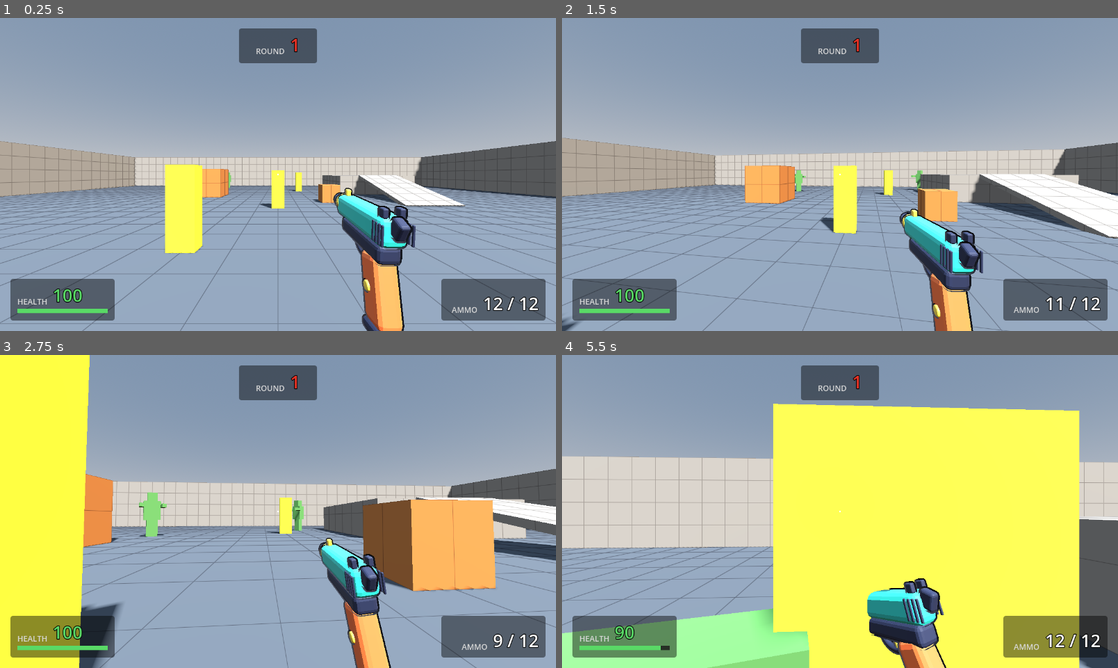
Above: before the commit, frames 1-4 (two rows, left to right).
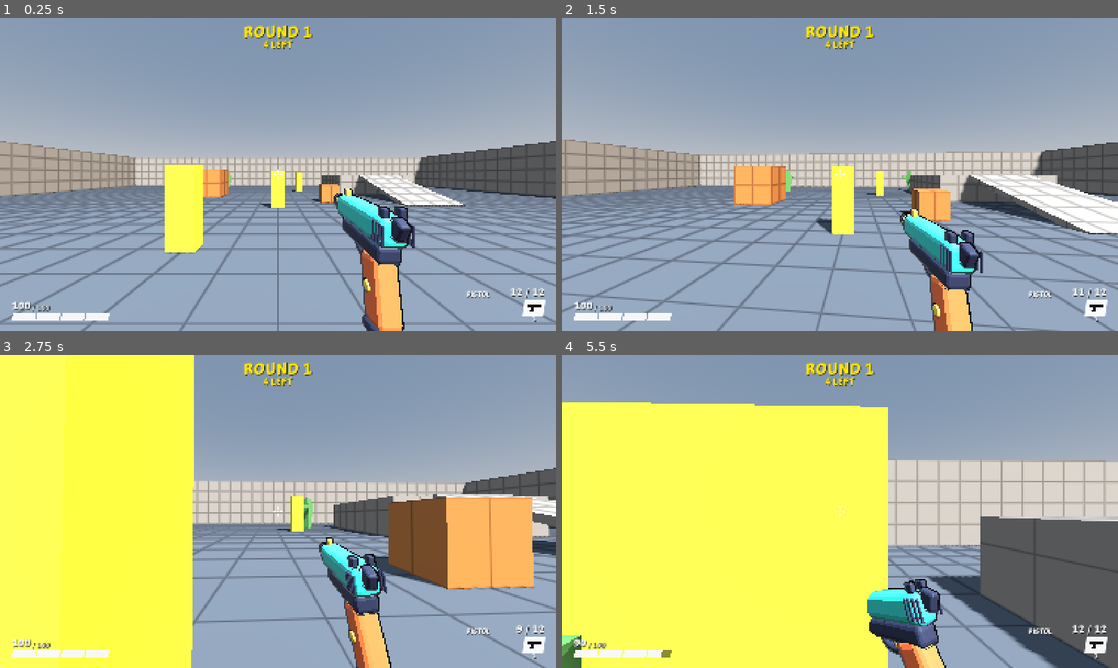
Above: after the commit, the same moments.

Repository: juanakajuan/zombie-survival-fps
Game: Godot game, scene res://levels/test_range.tscn
Two runs of this game, one before a commit and one after it. Both use one fixed random seed, a clock stepped at 60 frames per second and the inputs below.
Inputs (mouse positions are in pixels of both pictures, inside the frame that each line leads up to):
- Up to frame 1 (0.25 s): no input
- Up to frame 2 (1.5 s): tap Enter (restart) at 0.5 s; move the mouse to (867, 174) at 0.52 s; press the mouse at (867, 174) at 0.53 s; hold W (move_forward) from 0.53 s (still down); tap Space (jump) at 0.77, 1.07 s; tap Shift (sprint) at 0.8, 1.35 s; move the mouse to (812, 174) at 1.27 s; release the mouse at (812, 174) at 1.28 s
- Up to frame 3 (2.75 s): keep holding W (move_forward); tap Space (jump) at 1.52, 1.82 s; click (250, 511) at 1.55 s; move the mouse to (289, 505) at 2.02 s; hold Ctrl (crouch) from 2.03 s (still down); click (289, 505) at 2.17 s; tap Shift (sprint) at 2.3 s
- Up to frame 4 (5.5 s): keep holding W (move_forward); move the mouse to (834, 517) at 2.77 s; release Ctrl (crouch) at 2.78 s; click (834, 517) at 2.85 s; tap Space (jump) at 3.02, 3.32, 3.77, 4.07, 4.52, 4.82 s; move the mouse to (878, 514) at 3.52 s; hold Shift (sprint) 3.53-4.28 s; click (878, 514) at 3.67 s; tap R (reload) at 4.15 s; move the mouse to (795, 508) at 4.27 s; click (795, 508) at 4.35 s; move the mouse to (845, 511) at 5.02 s; hold Shift (sprint) from 5.03 s (still down); click (845, 511) at 5.17 s

The runs differ from the first frame. In frame 1, 16% of the frame differs, in the area x 0-100%, y 2-100%; in frame 2, 21%; in frame 3, 37%; in frame 4, 62%.

Commit message:
feat: add a HUD in the style of The Finals and scale the UI with the window

Diff:
--- a/game_over/game_over.tscn
+++ b/game_over/game_over.tscn
@@ -1,6 +1,7 @@
 [gd_scene format=3]
 
 [ext_resource type="Script" path="res://game_over/game_over.gd" id="1_game_over"]
+[ext_resource type="Theme" path="res://hud/hud_theme.tres" id="2_theme"]
 
 [node name="GameOver" type="CanvasLayer"]
 layer = 10
@@ -13,10 +14,11 @@
 grow_horizontal = 2
 grow_vertical = 2
 mouse_filter = 2
-color = Color(0.05, 0, 0, 0.7)
+color = Color(0.03, 0.03, 0.03, 0.75)
 
 [node name="Center" type="CenterContainer" parent="."]
 anchors_preset = 15
+theme = ExtResource("2_theme")
 anchor_right = 1.0
 anchor_bottom = 1.0
 grow_horizontal = 2
@@ -30,18 +32,14 @@
 
 [node name="Title" type="Label" parent="Center/VBox"]
 layout_mode = 2
-theme_override_colors/font_color = Color(0.9, 0.15, 0.1, 1)
-theme_override_colors/font_outline_color = Color(0, 0, 0, 1)
-theme_override_constants/outline_size = 10
-theme_override_font_sizes/font_size = 72
+theme_override_colors/font_color = Color(1, 0.9, 0, 1)
+theme_override_font_sizes/font_size = 96
 text = "GAME OVER"
 horizontal_alignment = 1
 
 [node name="RoundLabel" type="Label" parent="Center/VBox"]
 unique_name_in_owner = true
 layout_mode = 2
-theme_override_colors/font_outline_color = Color(0, 0, 0, 1)
-theme_override_constants/outline_size = 6
 theme_override_font_sizes/font_size = 36
 text = "You reached round 1"
 horizontal_alignment = 1
--- /dev/null
+++ b/hud/crosshair.gd
@@ -0,0 +1,53 @@
+@tool
+class_name Crosshair
+extends Control
+## A center dot and four ticks. The ticks open on each shot and close again. A hit shows an X marker.
+
+@export var color: Color = Color(1, 1, 1, 0.9)
+@export var hit_color: Color = Color(1, 0.9, 0.0, 1)
+@export_range(0.0, 40.0, 0.5, "suffix:px") var gap: float = 8.0
+@export_range(0.0, 40.0, 0.5, "suffix:px") var tick_length: float = 7.0
+@export_range(0.5, 6.0, 0.5, "suffix:px") var thickness: float = 2.0
+@export_range(0.0, 40.0, 0.5, "suffix:px") var kick: float = 7.0
+## Each second, the ticks close this many times the kick.
+@export_range(0.1, 40.0, 0.1) var recover_speed: float = 10.0
+@export_range(0.05, 2.0, 0.05, "suffix:s") var hit_marker_time: float = 0.2
+
+var _spread: float = 0.0
+var _hit_left: float = 0.0
+
+
+func shot() -> void:
+	_spread = kick
+	queue_redraw()
+
+
+func hit() -> void:
+	_hit_left = hit_marker_time
+	queue_redraw()
+
+
+func hit_marker_visible() -> bool:
+	return _hit_left > 0.0
+
+
+func _process(delta: float) -> void:
+	if _spread <= 0.0 and _hit_left <= 0.0:
+		return
+	_spread = maxf(_spread - kick * recover_speed * delta, 0.0)
+	_hit_left = maxf(_hit_left - delta, 0.0)
+	queue_redraw()
+
+
+func _draw() -> void:
+	var c := size / 2.0
+	var g := gap + _spread
+	draw_rect(Rect2(c - Vector2(thickness, thickness) / 2.0, Vector2(thickness, thickness)), color)
+	for dir: Vector2 in [Vector2.LEFT, Vector2.RIGHT, Vector2.UP, Vector2.DOWN]:
+		draw_line(c + dir * g, c + dir * (g + tick_length), color, thickness)
+	if _hit_left > 0.0:
+		var marker := hit_color
+		marker.a *= _hit_left / hit_marker_time
+		for dir: Vector2 in [Vector2(1, 1), Vector2(-1, 1), Vector2(1, -1), Vector2(-1, -1)]:
+			var n := dir.normalized()
+			draw_line(c + n * gap, c + n * (gap + tick_length), marker, thickness)
--- a/hud/hud.gd
+++ b/hud/hud.gd
@@ -1,41 +1,53 @@
 class_name Hud
 extends CanvasLayer
-## Shows the player's health, the rounds in the magazine, when the weapon reloads, the round, and the break between rounds.
+## Shows the player's health, the weapon and the rounds in its magazine, when the weapon reloads, the round, the
+## zombies left, and the break between rounds.
 
 @export var health: Health
 @export var weapon: Weapon
 ## If it is empty, the HUD uses the first RoundManager in the tree. Without one, the round panel stays hidden.
 @export var round_manager: RoundManager
-@export var health_color: Color = Color(0.35, 0.85, 0.4)
-@export var low_health_color: Color = Color(0.95, 0.25, 0.2)
+@export var health_color: Color = Color(1, 1, 1, 0.95)
+@export var low_health_color: Color = Color(0.95, 0.2, 0.2)
 @export_range(0.0, 1.0, 0.05) var low_health_fraction: float = 0.3
 
 ## What the HUD shows, as a player sees it. Tests and the verify driver read it.
 class Readout extends RefCounted:
 	var health_text: String
 	var ammo_text: String
+	var weapon_name: String
 	var reloading: bool
 	var round_visible: bool
 	var round_text: String
+	var objective_text: String
 	var in_break: bool
+	var hit_marker: bool
 
 
+@onready var _crosshair: Crosshair = %Crosshair
 @onready var _health_value: Label = %HealthValue
-@onready var _health_bar: ProgressBar = %HealthBar
+@onready var _health_max: Label = %HealthMax
+@onready var _health_bar: SegmentBar = %HealthBar
+@onready var _weapon_name: Label = %WeaponName
 @onready var _ammo_value: Label = %AmmoValue
 @onready var _reload_label: Label = %ReloadLabel
 @onready var _round_panel: Control = %RoundPanel
 @onready var _round_value: Label = %RoundValue
+@onready var _objective: Label = %Objective
 @onready var _break_label: Label = %BreakLabel
 
 
 func _ready() -> void:
 	health.changed.connect(_on_health_changed)
+	weapon.fired.connect(_crosshair.shot)
 	weapon.fired.connect(_update_ammo)
+	weapon.hit.connect(_on_weapon_hit)
 	weapon.reload_started.connect(_update_ammo)
 	weapon.reload_finished.connect(_update_ammo)
 	_health_bar.max_value = health.max_health
+	_health_max.text = "/ %d" % ceili(health.max_health)
 	_on_health_changed(health.current)
+	_weapon_name.text = weapon.data.display_name
 	_update_ammo()
 	if round_manager == null:
 		round_manager = get_tree().get_first_node_in_group(RoundManager.GROUP) as RoundManager
@@ -45,14 +57,22 @@
 	_update_round()
 
 
+func _process(_delta: float) -> void:
+	_update_objective()
+
+
 func readout() -> Readout:
 	var r := Readout.new()
 	r.health_text = _health_value.text
 	r.ammo_text = _ammo_value.text
+	r.weapon_name = _weapon_name.text
 	r.reloading = _reload_label.is_visible_in_tree()
 	r.round_visible = _round_panel.is_visible_in_tree()
 	r.round_text = _round_value.text
+	_update_objective()
+	r.objective_text = _objective.text
 	r.in_break = _break_label.is_visible_in_tree()
+	r.hit_marker = _crosshair.hit_marker_visible()
 	return r
 
 
@@ -61,8 +81,13 @@
 	_health_bar.value = current
 	var color := low_health_color if current <= health.max_health * low_health_fraction else health_color
 	_health_value.add_theme_color_override("font_color", color)
-	var fill := _health_bar.get_theme_stylebox("fill") as StyleBoxFlat
-	fill.bg_color = color
+	_health_bar.fill_color = color
+
+
+func _on_weapon_hit(collider: Object, _position: Vector3) -> void:
+	var node := collider as Node
+	if node != null and Health.find_on(node) != null:
+		_crosshair.hit()
 
 
 func _update_ammo() -> void:
@@ -76,3 +101,13 @@
 		return
 	_round_value.text = str(round_manager.round_number)
 	_break_label.visible = round_manager.state == RoundManager.State.BREAK
+	_update_objective()
+
+
+func _update_objective() -> void:
+	if round_manager == null or not _round_panel.visible:
+		return
+	if round_manager.state == RoundManager.State.BREAK:
+		_objective.text = "NEXT ROUND IN %d" % ceili(round_manager.break_time_left())
+	else:
+		_objective.text = "%d LEFT" % round_manager.zombies_left()
--- a/hud/hud.tscn
+++ b/hud/hud.tscn
@@ -1,187 +1,203 @@
 [gd_scene format=3]
 
 [ext_resource type="Script" path="res://hud/hud.gd" id="1_hud"]
-
-[sub_resource type="StyleBoxFlat" id="panel"]
-bg_color = Color(0, 0, 0, 0.45)
-corner_radius_top_left = 6
-corner_radius_top_right = 6
-corner_radius_bottom_right = 6
-corner_radius_bottom_left = 6
-content_margin_left = 16.0
-content_margin_top = 10.0
-content_margin_right = 16.0
-content_margin_bottom = 12.0
-
-[sub_resource type="StyleBoxFlat" id="bar_background"]
-bg_color = Color(0.1, 0.1, 0.1, 0.8)
-
-[sub_resource type="StyleBoxFlat" id="bar_fill"]
-resource_local_to_scene = true
-bg_color = Color(0.35, 0.85, 0.4, 1)
+[ext_resource type="Theme" path="res://hud/hud_theme.tres" id="2_theme"]
+[ext_resource type="Script" path="res://hud/crosshair.gd" id="3_crosshair"]
+[ext_resource type="Script" path="res://hud/segment_bar.gd" id="5_segment_bar"]
+
+[sub_resource type="StyleBoxFlat" id="slot_selected"]
+bg_color = Color(1, 1, 1, 0.95)
+skew = Vector2(0.15, 0)
 
 [node name="Hud" type="CanvasLayer"]
 script = ExtResource("1_hud")
 
-[node name="Crosshair" type="ColorRect" parent="."]
+[node name="Root" type="Control" parent="."]
+layout_mode = 3
+anchors_preset = 15
+anchor_right = 1.0
+anchor_bottom = 1.0
+grow_horizontal = 2
+grow_vertical = 2
+mouse_filter = 2
+theme = ExtResource("2_theme")
+
+[node name="Crosshair" type="Control" parent="Root"]
+unique_name_in_owner = true
+layout_mode = 1
 anchors_preset = 8
 anchor_left = 0.5
 anchor_top = 0.5
 anchor_right = 0.5
 anchor_bottom = 0.5
-offset_left = -2.0
-offset_top = -2.0
-offset_right = 2.0
-offset_bottom = 2.0
+offset_left = -40.0
+offset_top = -40.0
+offset_right = 40.0
+offset_bottom = 40.0
 grow_horizontal = 2
 grow_vertical = 2
 mouse_filter = 2
-
-[node name="HealthPanel" type="PanelContainer" parent="."]
+script = ExtResource("3_crosshair")
+
+[node name="RoundPanel" type="VBoxContainer" parent="Root"]
+unique_name_in_owner = true
+visible = false
+layout_mode = 1
+anchors_preset = 5
+anchor_left = 0.5
+anchor_right = 0.5
+offset_left = -200.0
+offset_top = 20.0
+offset_right = 200.0
+offset_bottom = 140.0
+grow_horizontal = 2
+mouse_filter = 2
+theme_override_constants/separation = -6
+
+[node name="RoundRow" type="HBoxContainer" parent="Root/RoundPanel"]
+layout_mode = 2
+mouse_filter = 2
+theme_override_constants/separation = 12
+alignment = 1
+
+[node name="Caption" type="Label" parent="Root/RoundPanel/RoundRow"]
+layout_mode = 2
+theme_override_colors/font_color = Color(1, 0.9, 0, 1)
+theme_override_font_sizes/font_size = 46
+text = "ROUND"
+
+[node name="RoundValue" type="Label" parent="Root/RoundPanel/RoundRow"]
+unique_name_in_owner = true
+layout_mode = 2
+theme_override_colors/font_color = Color(1, 0.9, 0, 1)
+theme_override_font_sizes/font_size = 46
+text = "1"
+
+[node name="BreakLabel" type="Label" parent="Root/RoundPanel"]
+unique_name_in_owner = true
+visible = false
+layout_mode = 2
+theme_override_colors/font_color = Color(1, 0.9, 0, 1)
+theme_override_font_sizes/font_size = 46
+text = "BREAK"
+horizontal_alignment = 1
+
+[node name="Objective" type="Label" parent="Root/RoundPanel"]
+unique_name_in_owner = true
+layout_mode = 2
+theme_override_colors/font_color = Color(1, 0.9, 0, 1)
+theme_override_font_sizes/font_size = 26
+text = "0 LEFT"
+horizontal_alignment = 1
+
+[node name="HealthPanel" type="VBoxContainer" parent="Root"]
+layout_mode = 1
 anchors_preset = 2
 anchor_top = 1.0
 anchor_bottom = 1.0
-offset_left = 24.0
-offset_top = -120.0
-offset_right = 264.0
-offset_bottom = -24.0
+offset_left = 36.0
+offset_top = -96.0
+offset_right = 336.0
+offset_bottom = -32.0
 grow_vertical = 0
 mouse_filter = 2
-theme_override_styles/panel = SubResource("panel")
-
-[node name="VBox" type="VBoxContainer" parent="HealthPanel"]
-layout_mode = 2
-mouse_filter = 2
-
-[node name="Row" type="HBoxContainer" parent="HealthPanel/VBox"]
-layout_mode = 2
-mouse_filter = 2
-theme_override_constants/separation = 12
-
-[node name="Caption" type="Label" parent="HealthPanel/VBox/Row"]
+theme_override_constants/separation = 2
+alignment = 2
+
+[node name="Row" type="HBoxContainer" parent="Root/HealthPanel"]
+layout_mode = 2
+mouse_filter = 2
+theme_override_constants/separation = 6
+
+[node name="HealthValue" type="Label" parent="Root/HealthPanel/Row"]
+unique_name_in_owner = true
+layout_mode = 2
+theme_override_font_sizes/font_size = 30
+text = "100"
+
+[node name="HealthMax" type="Label" parent="Root/HealthPanel/Row"]
+unique_name_in_owner = true
 layout_mode = 2
 size_flags_vertical = 8
-theme_override_colors/font_color = Color(0.85, 0.85, 0.85, 1)
-theme_override_font_sizes/font_size = 18
-text = "HEALTH"
-
-[node name="HealthValue" type="Label" parent="HealthPanel/VBox/Row"]
-unique_name_in_owner = true
-layout_mode = 2
-theme_override_colors/font_outline_color = Color(0, 0, 0, 1)
-theme_override_constants/outline_size = 6
-theme_override_font_sizes/font_size = 40
-text = "100"
-
-[node name="HealthBar" type="ProgressBar" parent="HealthPanel/VBox"]
-unique_name_in_owner = true
-custom_minimum_size = Vector2(0, 10)
-layout_mode = 2
-mouse_filter = 2
-theme_override_styles/background = SubResource("bar_background")
-theme_override_styles/fill = SubResource("bar_fill")
-value = 100.0
-show_percentage = false
-
-[node name="AmmoPanel" type="PanelContainer" parent="."]
+theme_override_colors/font_color = Color(1, 1, 1, 0.6)
+theme_override_font_sizes/font_size = 20
+text = "/ 100"
+
+[node name="HealthBar" type="Control" parent="Root/HealthPanel"]
+unique_name_in_owner = true
+custom_minimum_size = Vector2(0, 22)
+layout_mode = 2
+mouse_filter = 2
+script = ExtResource("5_segment_bar")
+
+[node name="WeaponPanel" type="VBoxContainer" parent="Root"]
+layout_mode = 1
 anchors_preset = 3
 anchor_left = 1.0
 anchor_top = 1.0
 anchor_right = 1.0
 anchor_bottom = 1.0
-offset_left = -264.0
-offset_top = -120.0
-offset_right = -24.0
+offset_left = -276.0
+offset_top = -170.0
+offset_right = -36.0
 offset_bottom = -24.0
 grow_horizontal = 0
 grow_vertical = 0
 mouse_filter = 2
-theme_override_styles/panel = SubResource("panel")
-
-[node name="VBox" type="VBoxContainer" parent="AmmoPanel"]
-layout_mode = 2
-mouse_filter = 2
+theme_override_constants/separation = 2
 alignment = 2
 
-[node name="ReloadLabel" type="Label" parent="AmmoPanel/VBox"]
+[node name="ReloadLabel" type="Label" parent="Root/WeaponPanel"]
 unique_name_in_owner = true
 visible = false
 layout_mode = 2
-theme_override_colors/font_color = Color(1, 0.8, 0.2, 1)
-theme_override_colors/font_outline_color = Color(0, 0, 0, 1)
-theme_override_constants/outline_size = 6
+theme_override_colors/font_color = Color(1, 0.9, 0, 1)
 theme_override_font_sizes/font_size = 22
 text = "RELOADING"
 horizontal_alignment = 2
 
-[node name="Row" type="HBoxContainer" parent="AmmoPanel/VBox"]
+[node name="Row" type="HBoxContainer" parent="Root/WeaponPanel"]
+layout_mode = 2
+mouse_filter = 2
+
+[node name="WeaponName" type="Label" parent="Root/WeaponPanel/Row"]
+unique_name_in_owner = true
+layout_mode = 2
+size_flags_horizontal = 3
+size_flags_vertical = 8
+theme_override_font_sizes/font_size = 20
+text = "PISTOL"
+
+[node name="AmmoValue" type="Label" parent="Root/WeaponPanel/Row"]
+unique_name_in_owner = true
+layout_mode = 2
+theme_override_font_sizes/font_size = 30
+text = "12 / 12"
+horizontal_alignment = 2
+
+[node name="Slots" type="HBoxContainer" parent="Root/WeaponPanel"]
 layout_mode = 2
 mouse_filter = 2
 alignment = 2
-theme_override_constants/separation = 12
-
-[node name="Caption" type="Label" parent="AmmoPanel/VBox/Row"]
-layout_mode = 2
-size_flags_vertical = 8
-theme_override_colors/font_color = Color(0.85, 0.85, 0.85, 1)
+
+[node name="Slot" type="VBoxContainer" parent="Root/WeaponPanel/Slots"]
+layout_mode = 2
+mouse_filter = 2
+theme_override_constants/separation = 0
+
+[node name="Box" type="Panel" parent="Root/WeaponPanel/Slots/Slot"]
+custom_minimum_size = Vector2(64, 50)
+layout_mode = 2
+mouse_filter = 2
+theme_override_styles/panel = SubResource("slot_selected")
+
+[node name="Icon" type="Polygon2D" parent="Root/WeaponPanel/Slots/Slot/Box"]
+position = Vector2(8, 7)
+color = Color(0.08, 0.08, 0.08, 1)
+polygon = PackedVector2Array(6, 6, 46, 6, 46, 15, 26, 15, 22, 32, 11, 32, 14, 15, 6, 15)
+
+[node name="Key" type="Label" parent="Root/WeaponPanel/Slots/Slot"]
+layout_mode = 2
 theme_override_font_sizes/font_size = 18
-text = "AMMO"
-
-[node name="AmmoValue" type="Label" parent="AmmoPanel/VBox/Row"]
-unique_name_in_owner = true
-layout_mode = 2
-theme_override_colors/font_outline_color = Color(0, 0, 0, 1)
-theme_override_constants/outline_size = 6
-theme_override_font_sizes/font_size = 40
-text = "12 / 12"
-
-[node name="RoundPanel" type="PanelContainer" parent="."]
-unique_name_in_owner = true
-visible = false
-anchors_preset = 5
-anchor_left = 0.5
-anchor_right = 0.5
-offset_left = -90.0
-offset_top = 24.0
-offset_right = 90.0
-offset_bottom = 104.0
-grow_horizontal = 2
-mouse_filter = 2
-theme_override_styles/panel = SubResource("panel")
-
-[node name="VBox" type="VBoxContainer" parent="RoundPanel"]
-layout_mode = 2
-mouse_filter = 2
-
-[node name="Row" type="HBoxContainer" parent="RoundPanel/VBox"]
-layout_mode = 2
-mouse_filter = 2
-alignment = 1
-theme_override_constants/separation = 12
-
-[node name="Caption" type="Label" parent="RoundPanel/VBox/Row"]
-layout_mode = 2
-size_flags_vertical = 8
-theme_override_colors/font_color = Color(0.85, 0.85, 0.85, 1)
-theme_override_font_sizes/font_size = 18
-text = "ROUND"
-
-[node name="RoundValue" type="Label" parent="RoundPanel/VBox/Row"]
-unique_name_in_owner = true
-layout_mode = 2
-theme_override_colors/font_color = Color(0.9, 0.2, 0.15, 1)
-theme_override_colors/font_outline_color = Color(0, 0, 0, 1)
-theme_override_constants/outline_size = 6
-theme_override_font_sizes/font_size = 40
 text = "1"
-
-[node name="BreakLabel" type="Label" parent="RoundPanel/VBox"]
-unique_name_in_owner = true
-visible = false
-layout_mode = 2
-theme_override_colors/font_color = Color(0.45, 0.8, 1, 1)
-theme_override_colors/font_outline_color = Color(0, 0, 0, 1)
-theme_override_constants/outline_size = 6
-theme_override_font_sizes/font_size = 22
-text = "BREAK"
 horizontal_alignment = 1
--- /dev/null
+++ b/hud/hud_theme.tres
@@ -0,0 +1,19 @@
+[gd_resource type="Theme" format=3]
+
+[sub_resource type="SystemFont" id="system_font"]
+font_names = PackedStringArray("Barlow Condensed", "Oswald", "Roboto Condensed", "Fira Sans Condensed", "Open Sans Condensed", "Arial Narrow", "sans-serif")
+font_weight = 800
+font_stretch = 75
+
+[sub_resource type="FontVariation" id="slanted"]
+base_font = SubResource("system_font")
+variation_embolden = 0.4
+variation_transform = Transform2D(1, 0, 0.22, 1, 0, 0)
+
+[resource]
+default_font = SubResource("slanted")
+default_font_size = 20
+Label/colors/font_color = Color(1, 1, 1, 1)
+Label/colors/font_shadow_color = Color(0, 0, 0, 0.55)
+Label/constants/shadow_offset_x = 2
+Label/constants/shadow_offset_y = 2
--- /dev/null
+++ b/hud/segment_bar.gd
@@ -0,0 +1,55 @@
+@tool
+class_name SegmentBar
+extends Control
+## A bar cut into slanted segments. Each segment holds segment_value. The last segment fills in part.
+
+@export var max_value: float = 100.0:
+	set(v):
+		max_value = v
+		queue_redraw()
+@export var value: float = 100.0:
+	set(v):
+		value = v
+		queue_redraw()
+@export_range(1.0, 1000.0, 1.0) var segment_value: float = 25.0:
+	set(v):
+		segment_value = v
+		queue_redraw()
+@export_range(0.0, 20.0, 0.5, "suffix:px") var gap: float = 4.0:
+	set(v):
+		gap = v
+		queue_redraw()
+## How far the top edge of each segment moves right of the bottom edge.
+@export_range(0.0, 20.0, 0.5, "suffix:px") var slant: float = 5.0:
+	set(v):
+		slant = v
+		queue_redraw()
+@export var fill_color: Color = Color(1, 1, 1, 0.95):
+	set(v):
+		fill_color = v
+		queue_redraw()
+@export var empty_color: Color = Color(0, 0, 0, 0.45):
+	set(v):
+		empty_color = v
+		queue_redraw()
+
+
+func _draw() -> void:
+	var count := maxi(ceili(max_value / segment_value), 1)
+	var width := (size.x - slant - gap * (count - 1)) / count
+	for i in count:
+		var x := i * (width + gap)
+		var fraction := clampf((value - i * segment_value) / segment_value, 0.0, 1.0)
+		_draw_segment(x, width, empty_color)
+		if fraction > 0.0:
+			_draw_segment(x, width * fraction, fill_color)
+
+
+func _draw_segment(x: float, width: float, color: Color) -> void:
+	var points := PackedVector2Array([
+		Vector2(x + slant, 0.0),
+		Vector2(x + width + slant, 0.0),
+		Vector2(x + width, size.y),
+		Vector2(x, size.y),
+	])
+	draw_colored_polygon(points, color)
--- a/project.godot
+++ b/project.godot
@@ -33,6 +33,9 @@
 
 window/size/viewport_width=1280
 window/size/viewport_height=720
+window/stretch/mode="canvas_items"
+window/stretch/aspect="expand"
+window/stretch/scale=0.75
 
 [editor_plugins]
 
--- a/rounds/round_manager.gd
+++ b/rounds/round_manager.gd
@@ -39,6 +39,16 @@
 		return
 	# Deferred so that the player is in its group before the first zombie looks for it.
 	_start_round.call_deferred(1)
+
+
+## The zombies of the current round that are alive or not spawned yet.
+func zombies_left() -> int:
+	return _zombies_alive + _zombies_to_spawn
+
+
+## The seconds until the next round starts. It is 0 during a round.
+func break_time_left() -> float:
+	return maxf(_break_left, 0.0) if state == State.BREAK else 0.0
 
 
 func _physics_process(delta: float) -> void:
--- a/tests/hud/test_hud.gd
+++ b/tests/hud/test_hud.gd
@@ -87,3 +87,25 @@
 	for child: Node in manager.get_children():
 		if child is Zombie:
 			Health.find_on(child).damage(1.0e6)
+
+
+func test_shows_the_weapon_name() -> void:
+	var player := await spawn_player()
+	assert_eq(player.hud.readout().weapon_name, player.weapon.data.display_name, "weapon name")
+
+
+func test_objective_counts_zombies_left_and_the_break() -> void:
+	var manager := _spawn_round_manager()
+	var player := await spawn_player()
+	assert_eq(player.hud.readout().objective_text, "1 LEFT", "zombies left in round 1")
+	_kill_zombies(manager)
+	await physics_frames(2)
+	assert_eq(player.hud.readout().objective_text, "NEXT ROUND IN 1", "break countdown")
+
+
+func test_hit_marker_shows_when_a_shot_hits_a_target() -> void:
+	var player := await spawn_player()
+	await spawn_dummy(Vector3(0.0, 0.0, -4.0))
+	assert_true(not player.hud.readout().hit_marker, "no hit marker before the shot")
+	assert_true(player.weapon.try_fire(), "shot fires")
+	assert_true(player.hud.readout().hit_marker, "hit marker after a hit")
--- a/weapons/pistol.tres
+++ b/weapons/pistol.tres
@@ -5,6 +5,7 @@
 
 [resource]
 script = ExtResource("1_data")
+display_name = "PISTOL"
 damage = 25.0
 fire_interval = 0.15
 magazine_size = 12
--- a/weapons/weapon_data.gd
+++ b/weapons/weapon_data.gd
@@ -1,5 +1,8 @@
 class_name WeaponData
 extends Resource
+
+## The name that the HUD shows.
+@export var display_name: String = "WEAPON"
 
 @export_range(0.0, 1000.0, 1.0) var damage: float = 25.0
 @export_range(0.0, 5.0, 0.01, "suffix:s") var fire_interval: float = 0.15
Not shown, added: hud/crosshair.gd.uid
Not shown, added: hud/segment_bar.gd.uid
Not shown, changed: .claude/skills/verify/features/rounds-and-hud.md
Not shown, changed: DESIGN.md
